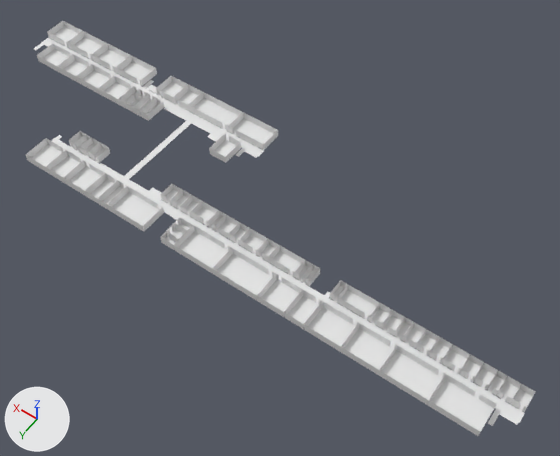
Two versions of the Blender file Artefakte/Blender/WS2122_ChouliarasBurgdorfWolf_campusGeo_V08_F2roomsSplit.blend, one commit apart.
One viewpoint serves both versions: a 50 mm camera at (-145.3, 99.3, 187.6) aimed at (-60.7, -19.0, 1.6). Every picture has the same lights, and +X, +Y and +Z are marked at lower left.

In view in the first picture: '3101', '3102', '3209', '3215', '3216', '3217', '3218', '3219', '3220', '3221', '3222', 'Etage_03_Geo.018'.
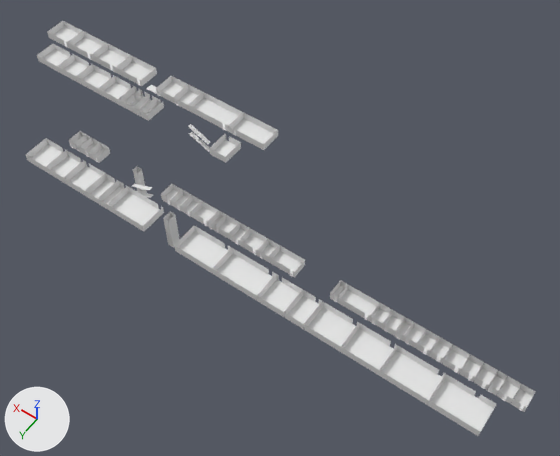
Where the change shows, as pixel boxes [x1, y1, x2, y2] in the pictures (560 x 456 px):
'Etage_03_Geo.018', hidden
    before: [34, 38, 525, 426]
'aufzug', shown
    after: [163, 211, 180, 247]
'Aufzug_Glas', shown
    after: [133, 166, 147, 193]
'Etage_03_Geo.017', shown
    after: [188, 124, 210, 144]
'Etage_02_Geo.002', shown
    after: [189, 132, 210, 152]
'Etage_03_Geo.016', shown
    after: [131, 183, 152, 190]
'Etage_02_Geo.001', shown
    after: [137, 191, 153, 198]

The edits, one by one:
Object 'Etage_03_Geo.018' (ob_etage_03_geo_018) is now hidden.
Object 'Aufzug_Glas' (ob_aufzug_glas) is now shown.
Object 'aufzug' (ob_aufzug) is now shown.
Object 'Etage_03_Geo.017' (ob_etage_03_geo_017) is now shown.
Object 'Etage_02_Geo.002' (ob_etage_02_geo_002) is now shown.
Object 'Etage_03_Geo.016' (ob_etage_03_geo_016) is now shown.
Object 'Etage_02_Geo.001' (ob_etage_02_geo_001) is now shown.
